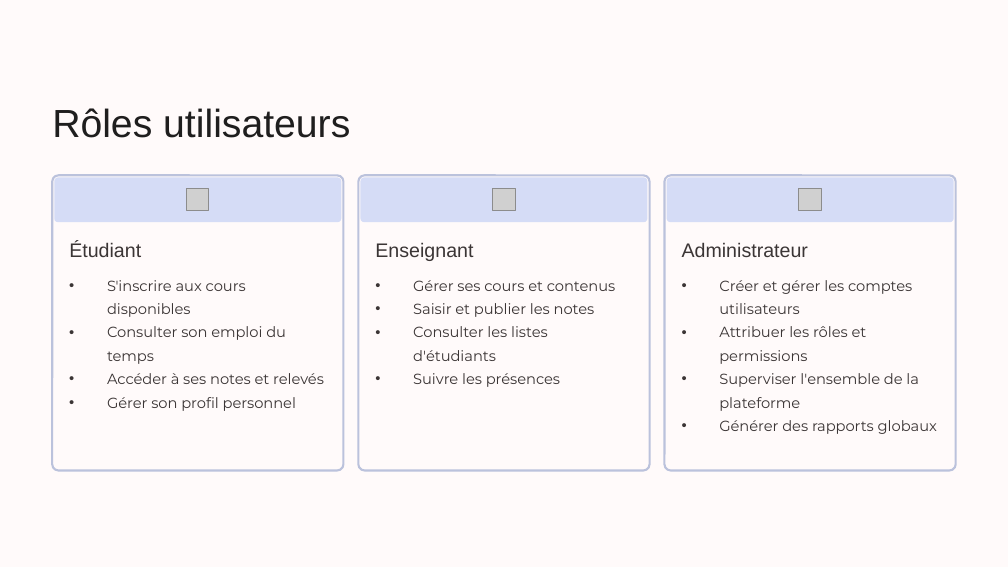
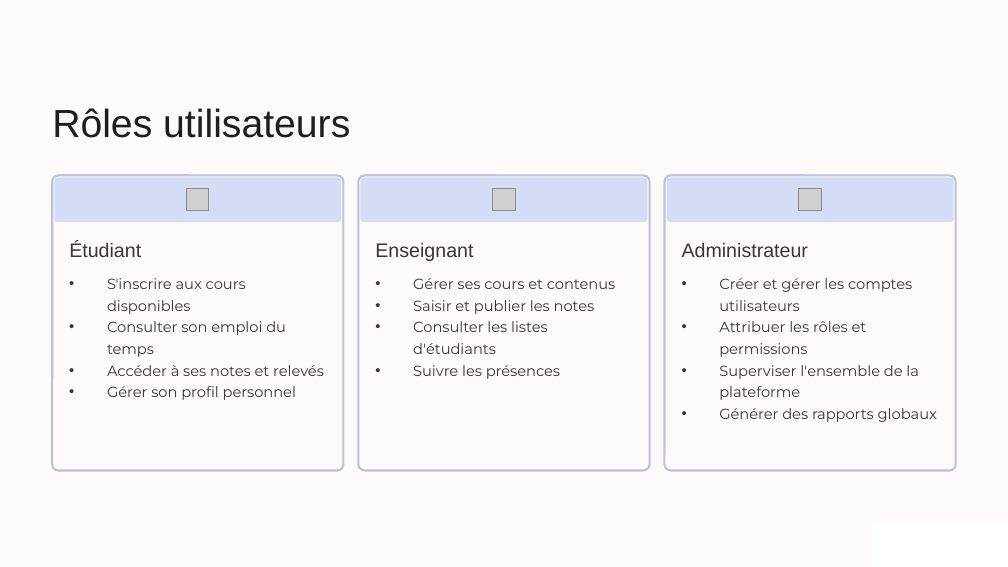
Before and after one commit to TanguyC92/SmartCampus_Ing2_Gr9_Equipe11, a slide deck: slide 5 of Présentation/Prés_préliminaires.pptx. Drawn at 1008x567 pixels with LibreOffice and Linux fonts; fonts in the diff are those of the drawing; grey boxes stand for pictures; background and template pictures are left out. Boxes give left, top, right and bottom in pixels: in the first picture for what was removed or moved away, otherwise in the second. Text is boxed around its words. In the diff, an @@ line names an element or a change of style, - is before the commit and + after.

```diff
--- a/Présentation/Prés_préliminaires.pptx
+++ b/Présentation/Prés_préliminaires.pptx
@@ line spacing 1.33 to 1.23 in 3 elements at <box>107,278,324,400</box>, <box>413,278,616,379</box>, <box>719,278,937,422</box> @@
```
Also in this commit, not shown: 8 other slides changed, 1 slide added, 1 slide removed.
